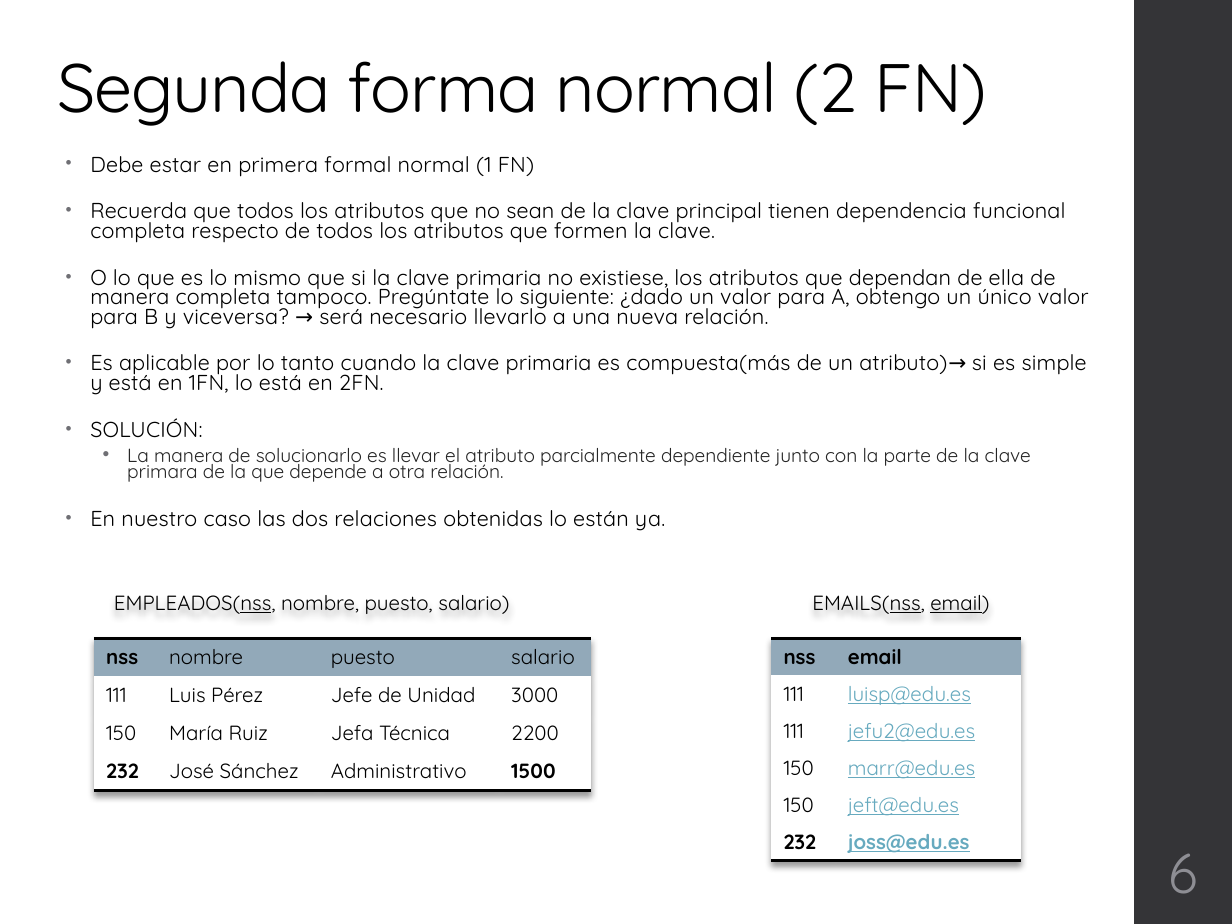
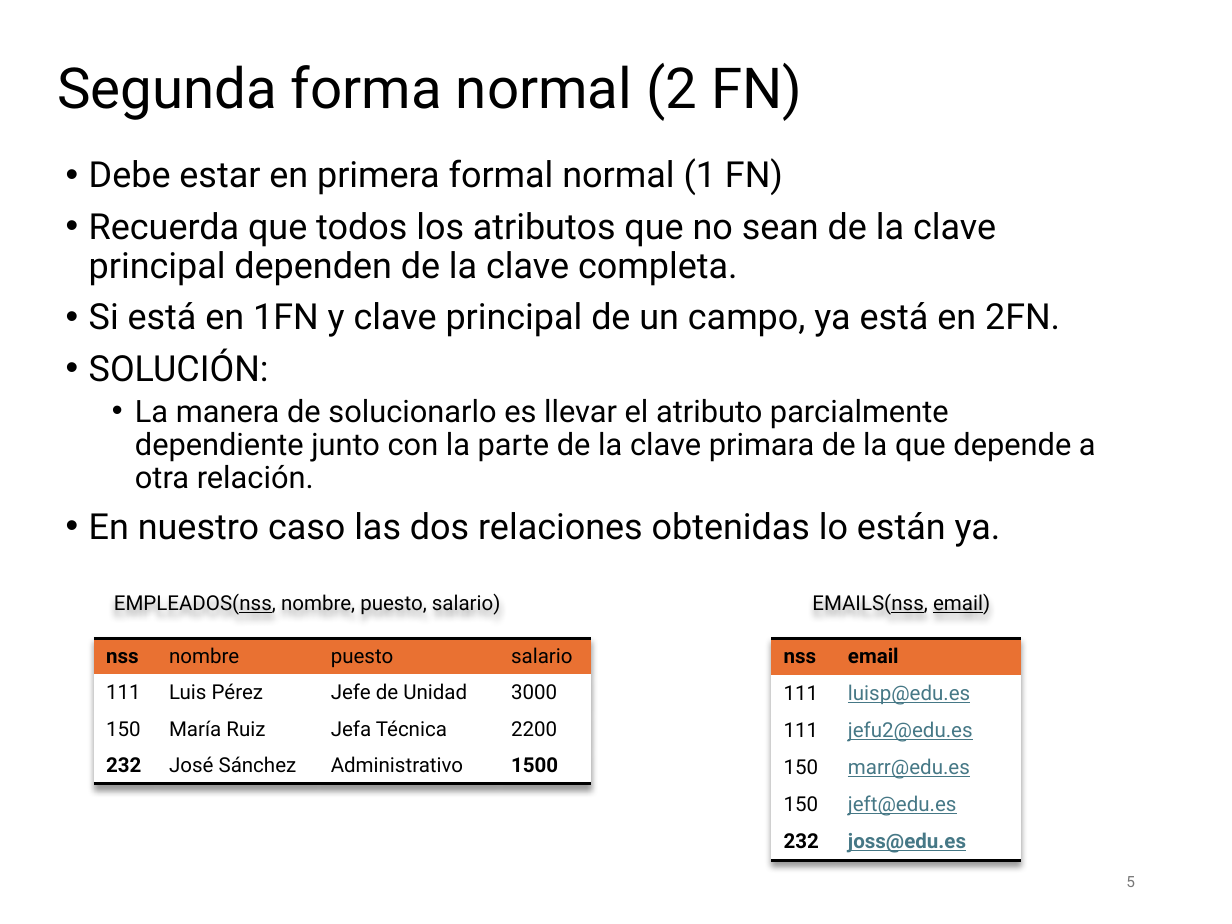
Before and after one commit to NuriaCelis/GBD2425, a slide deck: slide 5 of Tema2/EJEMPLOS NORMALIZACION.pptx (slide 6 before the commit). Drawn at 1232x924 pixels with LibreOffice and Linux fonts; fonts in the diff are those of the drawing. Boxes give left, top, right and bottom in pixels: in the first picture for what was removed or moved away, otherwise in the second. Text is boxed around its words. In the diff, an @@ line names an element or a change of style, - is before the commit and + after.

```diff
--- a/Tema2/EJEMPLOS NORMALIZACION.pptx
+++ b/Tema2/EJEMPLOS NORMALIZACION.pptx
@@ rectangle removed at (1135,0,1232,924) @@
@@ title "Segunda forma normal (2 FN)" at (57,63,802,121): size 40 to 33 pt, font Quicksand to Roboto, letter spacing -0.5 to 0 pt; vertical alignment bottom to middle @@
@@ text at (89,158,1096,547): size 12.6 to 21 pt, letter spacing 0.1 to 0 pt in "Debe estar en primera formal normal (1 ...", "SOLUCIÓN:", "En nuestro caso las dos relaciones obtenidas ..."; font Quicksand to Roboto in "Debe estar en primera formal normal (1 ...", "SOLUCIÓN:", "La manera de solucionarlo es llevar el ...", "En nuestro caso las dos relaciones obtenidas ..."; size 11.2 to 18 pt, text colour #262626 to #000000 in "La manera de solucionarlo es llevar el ..."; indent changed; line spacing 0.75 to 0.9; less space between paragraphs; line spacing 0.7 to 0.9 @@
@@ text at (89,212,1060,337): text changed; size 12.6 to 21 pt; font Quicksand to Roboto @@
-• Recuerda que todos los atributos que no sean de la clave principal tienen dependencia funcional completa respecto de todos los atributos que formen la clave.
-• O lo que es lo mismo que si la clave primaria no existiese, los atributos que dependan de ella de manera completa tampoco. Pregúntate lo siguiente: ¿dado un valor para A, obtengo un único valor para B y viceversa? → será necesario llevarlo a una nueva relación.
-• Es aplicable por lo tanto cuando la clave primaria es compuesta(más de un atributo)→ si es simple y está en 1FN, lo está en 2FN.
+• Recuerda que todos los atributos que no sean de la clave principal dependen de la clave completa.
+• Si está en 1FN y clave principal de un campo, ya está en 2FN.
@@ text "EMPLEADOS(nss, nombre, puesto, salario)" at (114,594,501,615): font Quicksand to Roboto @@
@@ text "EMAILS(nss, email)" at (812,594,990,615): font Quicksand to Roboto @@
@@ table at (94,638,590,786) @@
@@ fill #92A9B9 to #E97132 in row 1 @@
@@ font Quicksand to Roboto @@
@@ table at (771,638,1020,860) @@
@@ fill #92A9B9 to #E97132 in row 1 @@
@@ font Quicksand to Roboto @@
@@ text colour #67AABF to #467886 in "luisp@edu.es", "jefu2@edu.es", "marr@edu.es", "jeft@edu.es" and 1 more places @@
@@ page number removed at (1169,853,1198,894) @@
-6
@@ page number added at (1126,876,1135,887), 9 pt, text #797979 @@
+5
```
Also in this commit, not shown: 9 other slides changed, 1 slide added, 2 slides removed, 1 other file.
